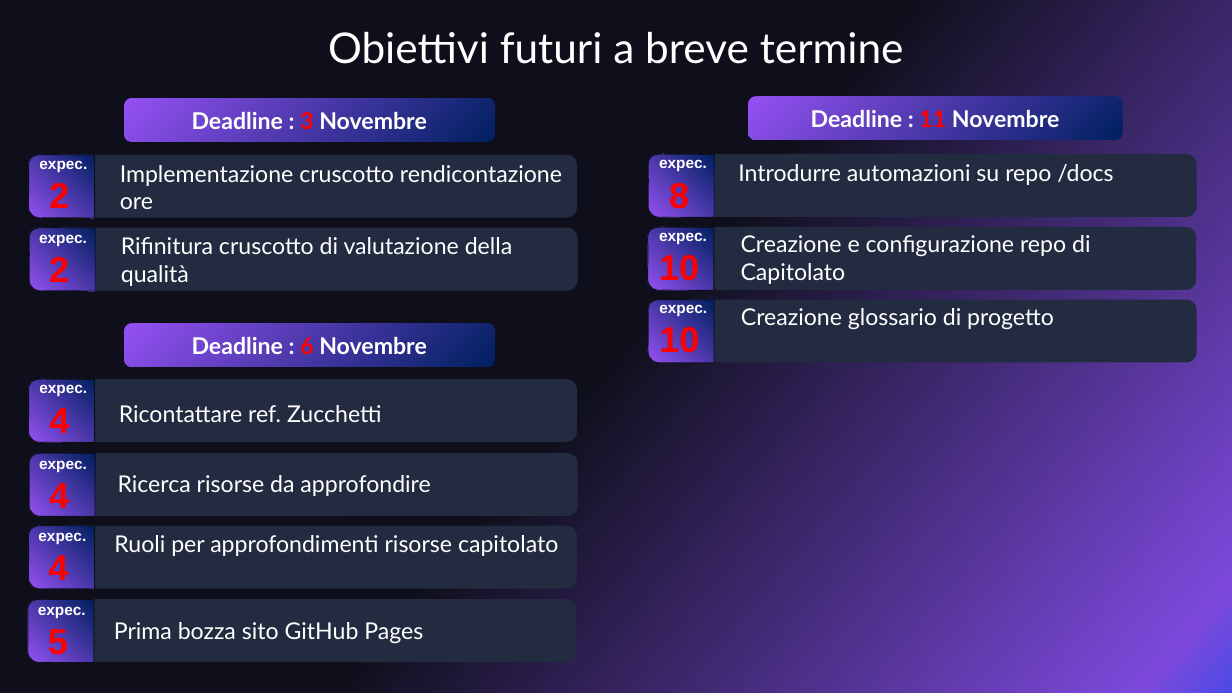
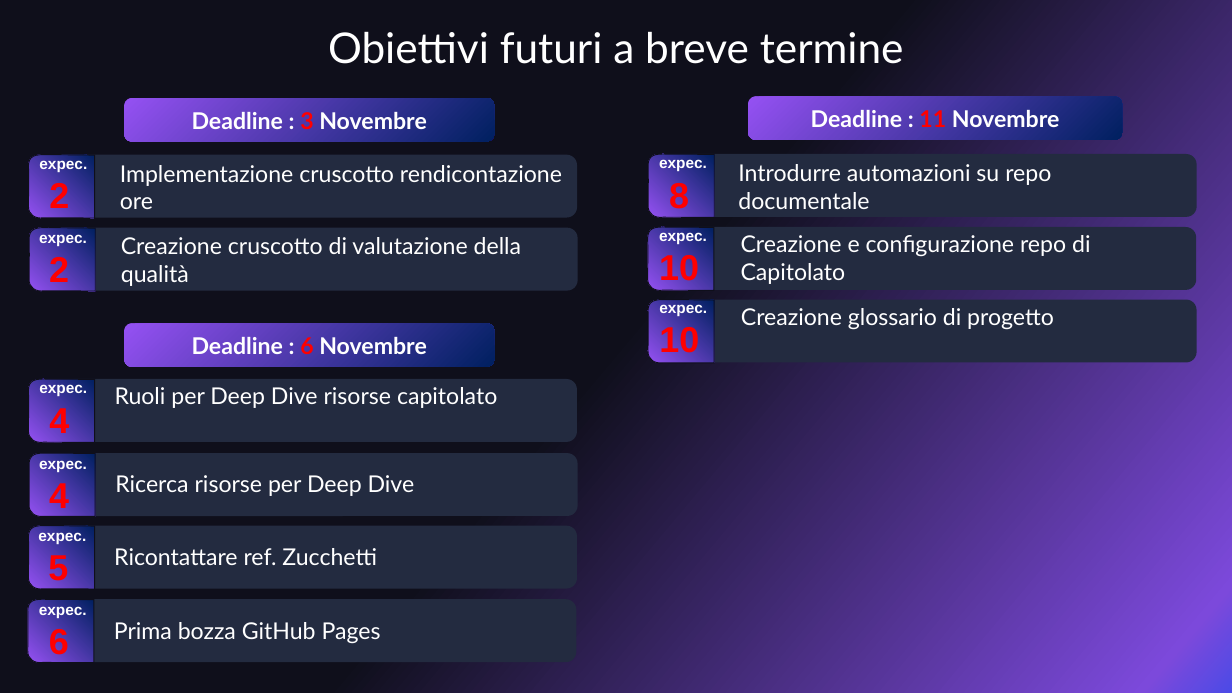
Before and after one commit to 0x06tudio/docs, a slide deck: slide 3 of src/diari_di_bordo/DiarioDiBordo2_ZeroSixStudio.pptx. Drawn at 1232x693 pixels with LibreOffice and Linux fonts; fonts in the diff are those of the drawing. Boxes give left, top, right and bottom in pixels: in the first picture for what was removed or moved away, otherwise in the second. Text is boxed around its words. In the diff, an @@ line names an element or a change of style, - is before the commit and + after.

```diff
--- a/src/diari_di_bordo/DiarioDiBordo2_ZeroSixStudio.pptx
+++ b/src/diari_di_bordo/DiarioDiBordo2_ZeroSixStudio.pptx
@@ text at [738,164,1051,209]: text changed @@
-Introdurre automazioni su repo /docs
+Introdurre automazioni su repo documentale
@@ text at [121,237,521,286]: text changed @@
-Rifinitura cruscotto di valutazione della qualità
+Creazione cruscotto di valutazione della qualità
@@ text at [115,387,497,408]: text changed @@
-Ruoli per approfondimenti risorse capitolato
+Ruoli per Deep Dive risorse capitolato
@@ text at [115,475,415,496]: text changed @@
-Ricerca risorse da approfondire
+Ricerca risorse per Deep Dive
@@ text "expec.": place and size @@
-text "expec." at [38,603,86,661]
+text "expec." at [38,529,86,587]
@@ text "Ricontattare ref. Zucchetti": place and size @@
-text "Ricontattare ref. Zucchetti" at [119,405,382,422]
+text "Ricontattare ref. Zucchetti" at [114,548,377,565]
@@ text "expec.": place and size @@
-text "expec." at [38,529,86,587]
+text "expec." at [39,603,87,661]
@@ text at [49,626,69,661]: text changed @@
-4
+6
@@ text at [114,622,381,644]: text changed @@
-Prima bozza sito GitHub Pages
+Prima bozza GitHub Pages
```
Also in this commit, not shown: 2 other slides changed, 2 other files.
